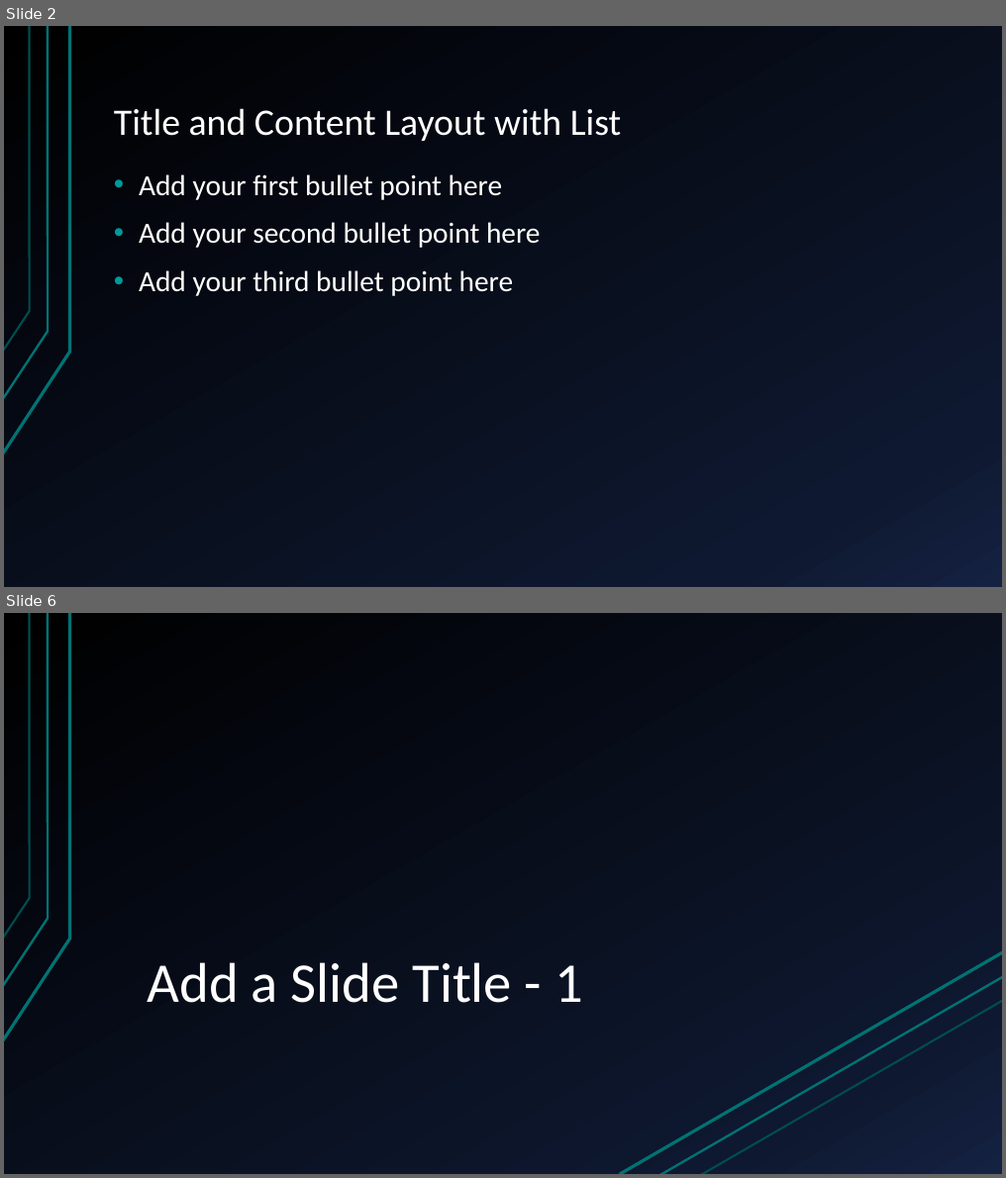
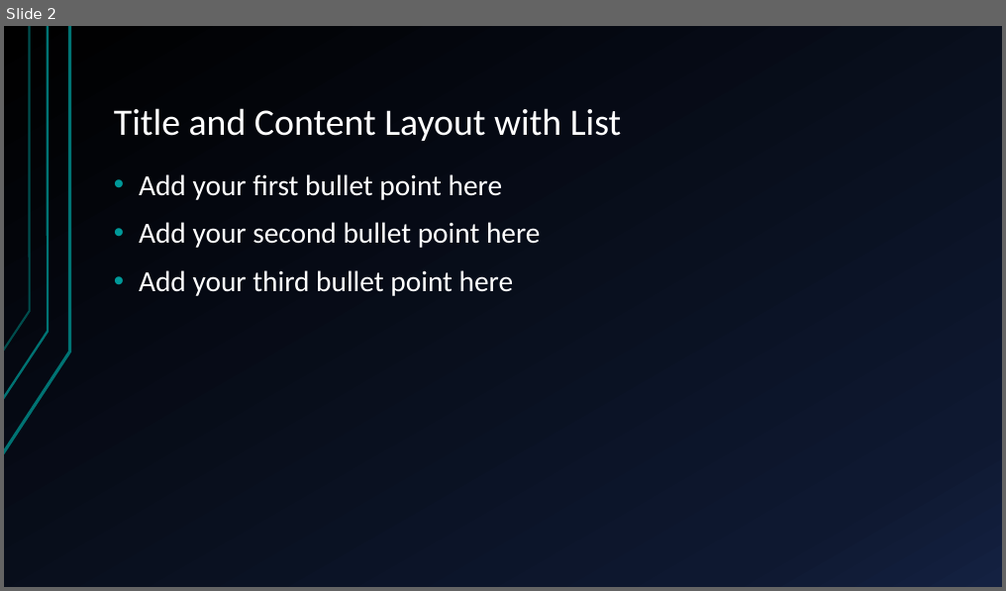
Before and after one commit to yasenstar/learn_graphdb, a slide deck: neo4j/neo4j_fundamentals/Neo4j_Fundamentals.pptx. Shown one above the other, each under a label of ours: slides 2 and 6 before the commit, slide 2 after it; the slides between them are not shown. The pictures are 1006x1178 and 1006x591 pixels, drawn with LibreOffice and Linux fonts; fonts in the diff are those of the drawing. Boxes give left, top, right and bottom in pixels: in the first picture for what was removed or moved away, otherwise in the second. Text is boxed around its words. In the diff, an @@ line names an element or a change of style, - is before the commit and + after.

```diff
--- a/neo4j/neo4j_fundamentals/Neo4j_Fundamentals.pptx
+++ b/neo4j/neo4j_fundamentals/Neo4j_Fundamentals.pptx
@@ slide 6 removed at (4,613,1002,1174), background gradient #000000 to #0F1931 to #142242; not listed: 3 template elements that a slide beside it also shows @@
@@ title removed at (147,962,583,1003) @@
-Add a Slide Title - 1
@@ line removed from (620, 1174) to (1002, 953) @@
@@ line removed from (659, 1174) to (1002, 977) @@
@@ line removed from (701, 1174) to (1002, 1001) @@
```
Also in this commit, not shown: 1 slide changed, 8 other slides removed.
